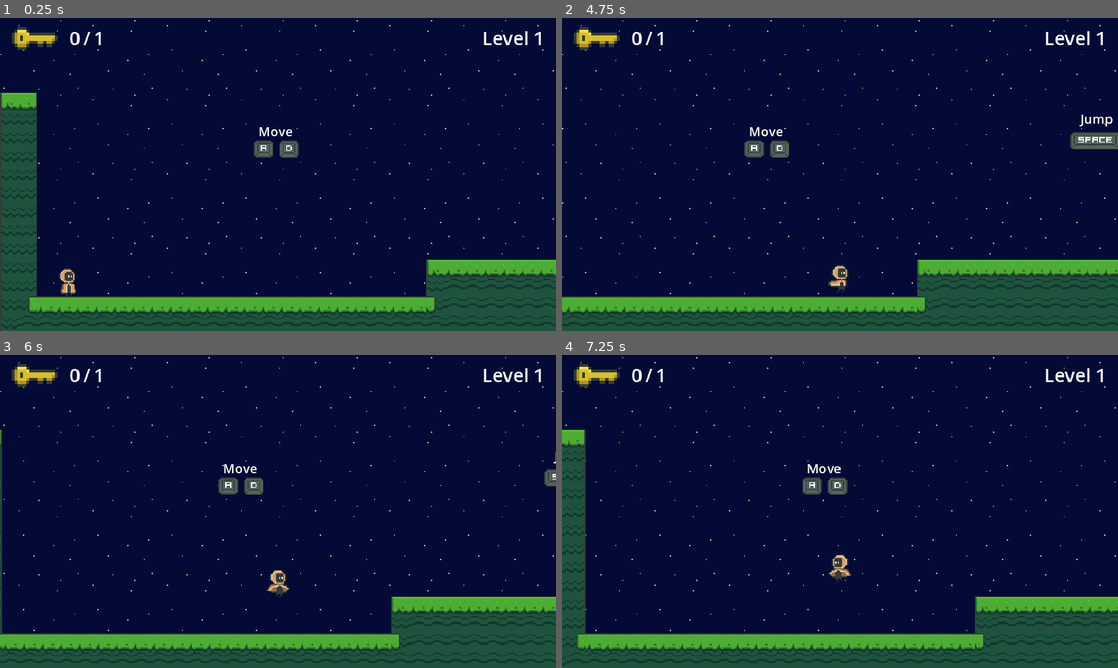
Above: before the commit, frames 1-4 (two rows, left to right).
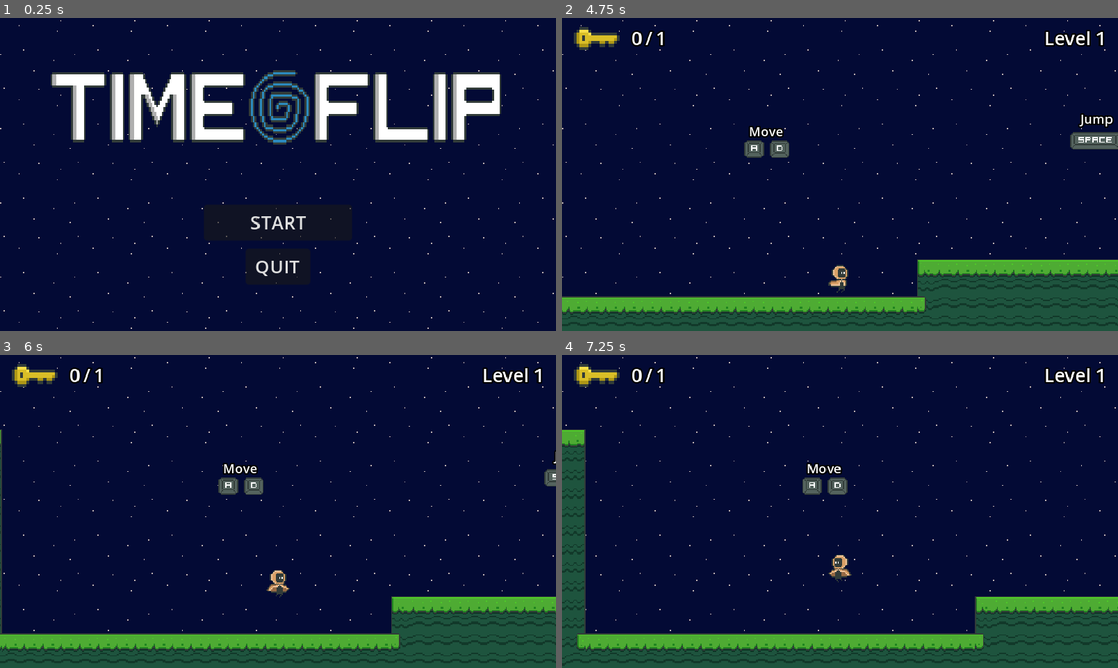
Above: after the commit, the same moments.

Repository: Andre700/Time_Flip
Game: Godot game, scene res://scenes/start_screen.tscn
Two runs of this game, one before a commit and one after it. Both use one fixed random seed, a clock stepped at 60 frames per second and the inputs below. Before the commit the project starts from res://scenes/level.tscn.
Inputs (mouse positions are in pixels of both pictures, inside the frame that each line leads up to):
- Up to frame 1 (0.25 s): no input
- Up to frame 2 (4.75 s): click (840, 221) at 0.5 s, where only the run after the commit has a clickable "START"; hold D (move_right) 1.28-2.78 s; tap F (action) every 0.75 s from 1.35 to 4.35 s; tap Space (jump) at 1.52, 2.27, 3.77, 4.52 s; hold A (move_left) 2.78-3.53 s; hold D (move_right) from 3.53 s (still down)
- Up to frame 3 (6 s): release D (move_right) at 5.03 s; hold A (move_left) 5.03-5.78 s; tap F (action) at 5.1, 5.85 s; tap Space (jump) at 5.27 s; hold D (move_right) from 5.78 s (still down)
- Up to frame 4 (7.25 s): release D (move_right) at 6.53 s; hold A (move_left) from 6.53 s (still down); tap F (action) at 6.6 s; tap Space (jump) at 6.77 s

The runs differ from the first frame. In frame 1, 30% of the frame differs, in the area x 0-100%, y 2-100%; in frame 2, 0.6%; in frame 3, 0.5%; in frame 4, 0.5%.

Commit message:
Added win screen, added outline to ui text, minor change to last level, made start screen the main scene

Diff:
--- a/project.godot
+++ b/project.godot
@@ -11,7 +11,7 @@
 [application]
 
 config/name="Time Flip"
-run/main_scene="res://scenes/level.tscn"
+run/main_scene="res://scenes/start_screen.tscn"
 config/features=PackedStringArray("4.2", "Forward Plus")
 run/max_fps=60
 config/icon="res://icon.svg"
--- a/scenes/level_10.tscn
+++ b/scenes/level_10.tscn
@@ -53,7 +53,7 @@
 [node name="Objects" type="Node2D" parent="."]
 
 [node name="Gate" parent="Objects" instance=ExtResource("4_grym1")]
-position = Vector2(590, 16)
+position = Vector2(577, 16)
 
 [node name="Key" parent="Objects" instance=ExtResource("5_08v7n")]
 position = Vector2(448, 225)
--- a/scenes/tutorial_text_1.tscn
+++ b/scenes/tutorial_text_1.tscn
@@ -4,6 +4,8 @@
 
 [sub_resource type="LabelSettings" id="LabelSettings_j3nqp"]
 font_size = 11
+outline_size = 5
+outline_color = Color(0, 0, 0, 1)
 
 [node name="Tutorial Text 1" type="Control"]
 layout_mode = 3
--- a/scenes/tutorial_text_2.tscn
+++ b/scenes/tutorial_text_2.tscn
@@ -4,6 +4,8 @@
 
 [sub_resource type="LabelSettings" id="LabelSettings_w4jq7"]
 font_size = 11
+outline_size = 5
+outline_color = Color(0, 0, 0, 1)
 
 [node name="Tutorial Text 2" type="Control"]
 layout_mode = 3
--- a/scenes/tutorial_text_3.tscn
+++ b/scenes/tutorial_text_3.tscn
@@ -4,6 +4,8 @@
 
 [sub_resource type="LabelSettings" id="LabelSettings_oqbx4"]
 font_size = 11
+outline_size = 5
+outline_color = Color(0, 0, 0, 1)
 
 [node name="Tutorial Text 3" type="Control"]
 layout_mode = 3
--- a/scenes/tutorial_text_4.tscn
+++ b/scenes/tutorial_text_4.tscn
@@ -4,6 +4,8 @@
 
 [sub_resource type="LabelSettings" id="LabelSettings_4r7ys"]
 font_size = 11
+outline_size = 5
+outline_color = Color(0, 0, 0, 1)
 
 [node name="Tutorial Text 4" type="Control"]
 layout_mode = 3
--- a/scenes/tutorial_text_5.tscn
+++ b/scenes/tutorial_text_5.tscn
@@ -4,6 +4,8 @@
 
 [sub_resource type="LabelSettings" id="LabelSettings_sc2rh"]
 font_size = 11
+outline_size = 5
+outline_color = Color(0, 0, 0, 1)
 
 [node name="Tutorial Text 5" type="Control"]
 layout_mode = 3
--- a/scenes/tutorial_text_6.tscn
+++ b/scenes/tutorial_text_6.tscn
@@ -2,6 +2,8 @@
 
 [sub_resource type="LabelSettings" id="LabelSettings_hymjv"]
 font_size = 11
+outline_size = 5
+outline_color = Color(0, 0, 0, 1)
 
 [node name="Tutorial Text 6" type="Control"]
 layout_mode = 3
--- a/scenes/ui_layer.tscn
+++ b/scenes/ui_layer.tscn
@@ -1,12 +1,29 @@
-[gd_scene load_steps=4 format=3 uid="uid://c6r76rrxuxjjc"]
+[gd_scene load_steps=9 format=3 uid="uid://c6r76rrxuxjjc"]
 
 [ext_resource type="Script" path="res://scripts/HUD.gd" id="1_7im3c"]
+[ext_resource type="Script" path="res://scripts/ui_layer.gd" id="1_x676h"]
 [ext_resource type="Texture2D" uid="uid://b4yb6nfcw6pxg" path="res://assets/textures/other/key.png" id="2_y8yo4"]
+[ext_resource type="PackedScene" uid="uid://cxrvgj881d0r3" path="res://scenes/win_screen.tscn" id="3_2b1x0"]
 
 [sub_resource type="LabelSettings" id="LabelSettings_t1e7f"]
+outline_size = 5
+outline_color = Color(0, 0, 0, 1)
+
+[sub_resource type="LabelSettings" id="LabelSettings_bua5v"]
+outline_size = 5
+outline_color = Color(0, 0, 0, 1)
+
+[sub_resource type="LabelSettings" id="LabelSettings_sa0ni"]
+outline_size = 5
+outline_color = Color(0, 0, 0, 1)
+
+[sub_resource type="LabelSettings" id="LabelSettings_1250y"]
+outline_size = 5
+outline_color = Color(0, 0, 0, 1)
 
 [node name="UILayer" type="CanvasLayer"]
 layer = 0
+script = ExtResource("1_x676h")
 
 [node name="HUD" type="Control" parent="." groups=["hud"]]
 layout_mode = 3
@@ -39,6 +56,7 @@
 offset_bottom = 23.0
 text = "/
 "
+label_settings = SubResource("LabelSettings_bua5v")
 
 [node name="KeyTotal" type="Label" parent="HUD"]
 layout_mode = 0
@@ -47,6 +65,7 @@
 offset_bottom = 23.0
 text = "0
 "
+label_settings = SubResource("LabelSettings_sa0ni")
 
 [node name="LevelLabel" type="Label" parent="HUD"]
 layout_mode = 1
@@ -58,3 +77,7 @@
 offset_bottom = 23.0
 grow_horizontal = 0
 text = "Level 0"
+label_settings = SubResource("LabelSettings_1250y")
+
+[node name="WinScreen" parent="." instance=ExtResource("3_2b1x0")]
+visible = false
--- /dev/null
+++ b/scenes/win_screen.tscn
@@ -0,0 +1,57 @@
+[gd_scene load_steps=3 format=3 uid="uid://cxrvgj881d0r3"]
+
+[ext_resource type="Script" path="res://scripts/win_screen.gd" id="1_sungx"]
+
+[sub_resource type="LabelSettings" id="LabelSettings_01qgi"]
+outline_size = 5
+outline_color = Color(0, 0, 0, 1)
+
+[node name="WinScreen" type="Control"]
+layout_mode = 3
+anchors_preset = 15
+anchor_right = 1.0
+anchor_bottom = 1.0
+grow_horizontal = 2
+grow_vertical = 2
+script = ExtResource("1_sungx")
+
+[node name="ColorRect" type="ColorRect" parent="."]
+layout_mode = 0
+offset_right = 485.0
+offset_bottom = 280.0
+color = Color(0, 0, 0, 0.490196)
+
+[node name="Label" type="Label" parent="."]
+layout_mode = 1
+anchors_preset = 8
+anchor_left = 0.5
+anchor_top = 0.5
+anchor_right = 0.5
+anchor_bottom = 0.5
+offset_left = -84.0
+offset_top = -59.0
+offset_right = 84.0
+offset_bottom = -10.0
+grow_horizontal = 2
+grow_vertical = 2
+text = "CONGRATULATIONS!
+YOU BEAT ALL LEVELS"
+label_settings = SubResource("LabelSettings_01qgi")
+horizontal_alignment = 1
+
+[node name="Button" type="Button" parent="."]
+layout_mode = 1
+anchors_preset = 8
+anchor_left = 0.5
+anchor_top = 0.5
+anchor_right = 0.5
+anchor_bottom = 0.5
+offset_left = -74.5
+offset_top = 4.0
+offset_right = 74.5
+offset_bottom = 35.0
+grow_horizontal = 2
+grow_vertical = 2
+text = "START MENU"
+
+[connection signal="pressed" from="Button" to="." method="_on_button_pressed"]
--- a/scripts/level.gd
+++ b/scripts/level.gd
@@ -10,6 +10,7 @@
 @onready var tile_map = $TileMap
 @onready var bg = $BG
 @onready var hud = $UILayer/HUD
+@onready var ui_layer = $UILayer
 
 var player
 var flip_points
@@ -67,6 +68,8 @@
 		player.active = false
 		if next_level:
 			SceneTransition.scene_transition(next_level)
+		else:
+			ui_layer.show_win_screen(true)
 
 func _on_deathzone_body_entered(_body):
 	player.global_position = start.get_spawn_pos()
--- /dev/null
+++ b/scripts/ui_layer.gd
@@ -0,0 +1,4 @@
+extends CanvasLayer
+
+func show_win_screen(flag):
+	$WinScreen.visible = flag
--- /dev/null
+++ b/scripts/win_screen.gd
@@ -0,0 +1,4 @@
+extends Control
+
+func _on_button_pressed():
+	get_tree().change_scene_to_file("res://scenes/start_screen.tscn")
